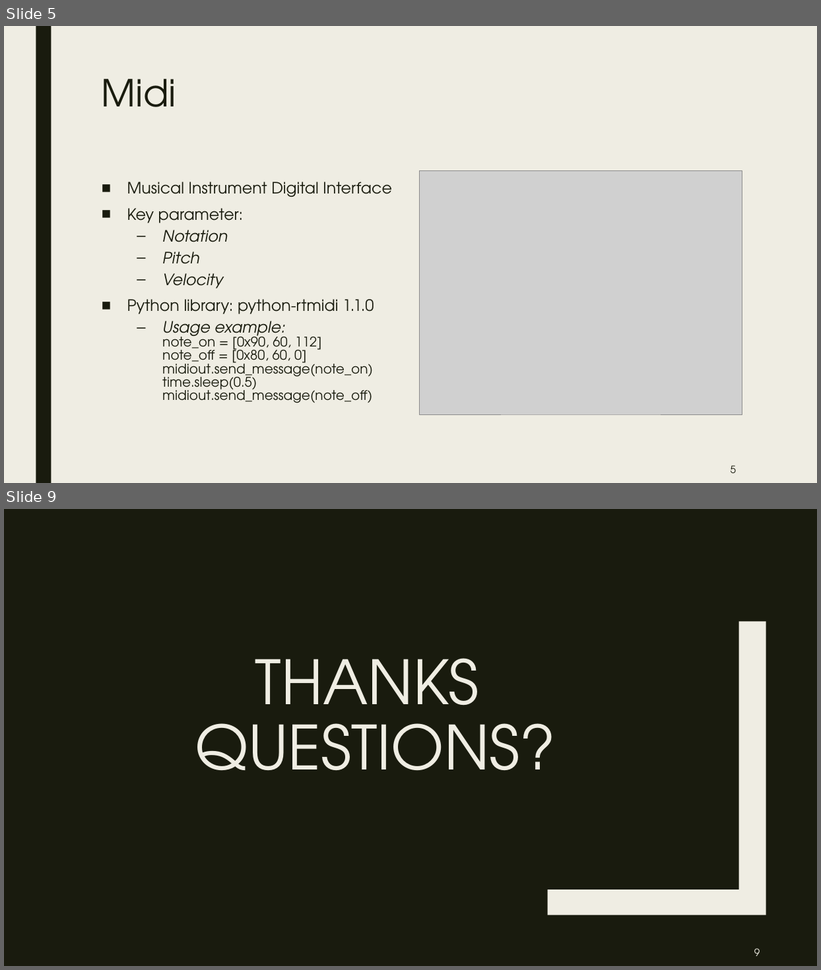
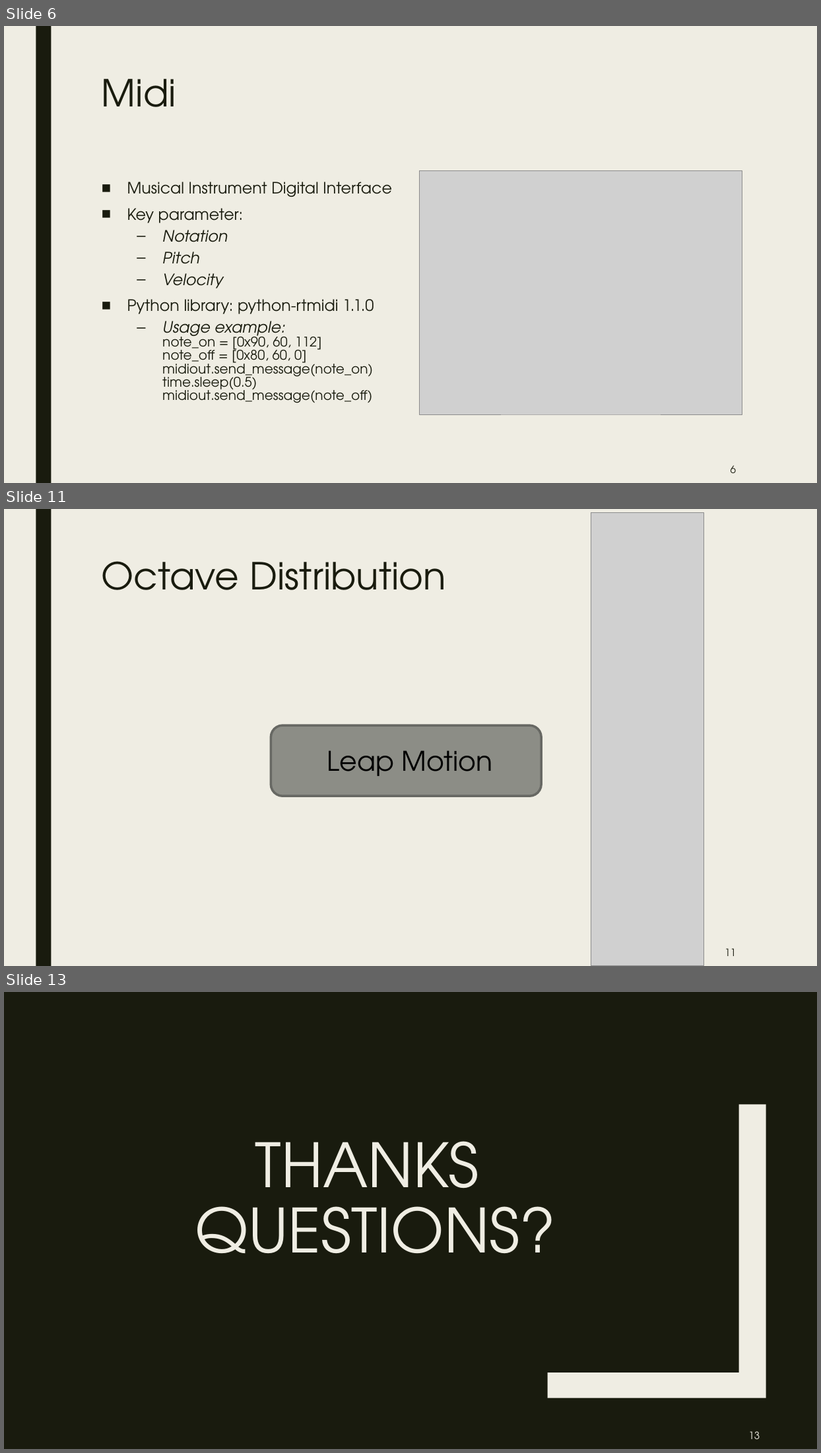
Before and after one commit to Redcynthia/gesteAI, a slide deck: yaoxu/Geste_Piano.pptx. Shown one above the other, each under a label of ours: slides 5 and 9 before the commit, slides 6, 11 and 13 after it; the slides between them are not shown. The pictures are 821x970 and 821x1453 pixels, drawn with LibreOffice and Linux fonts; fonts in the diff are those of the drawing; grey boxes stand for pictures. Boxes give left, top, right and bottom in pixels: in the first picture for what was removed or moved away, otherwise in the second. Text is boxed around its words. In the diff, an @@ line names an element or a change of style, - is before the commit and + after.

```diff
--- a/yaoxu/Geste_Piano.pptx
+++ b/yaoxu/Geste_Piano.pptx
@@ slide 11 added at (4,509,817,966), background #EFEDE3; not listed: 1 template element that a slide beside it also shows @@
@@ picture added at (591,513,704,966) @@
@@ title added at (102,561,446,590), 44 pt, text #191B0E @@
+Octave Distribution
@@ rounded rectangle added at (271,725,541,796), fill #8C8D86, outline #686863 2.75 pt @@
@@ text added at (327,751,493,776), 32 pt, text #000000 @@
+Leap Motion
@@ page number added at (725,949,736,956), 12 pt, text #191B0E @@
+11
@@ what was slide 5 is now slide 6 @@
@@ page number at (731,466,737,473): text changed @@
-5
+6
@@ what was slide 9 is now slide 13 @@
@@ page number at (748,1432,760,1439): text changed @@
-9
+13
```
Also in this commit, not shown: 5 slides changed, 3 other slides added, 2 other files.
